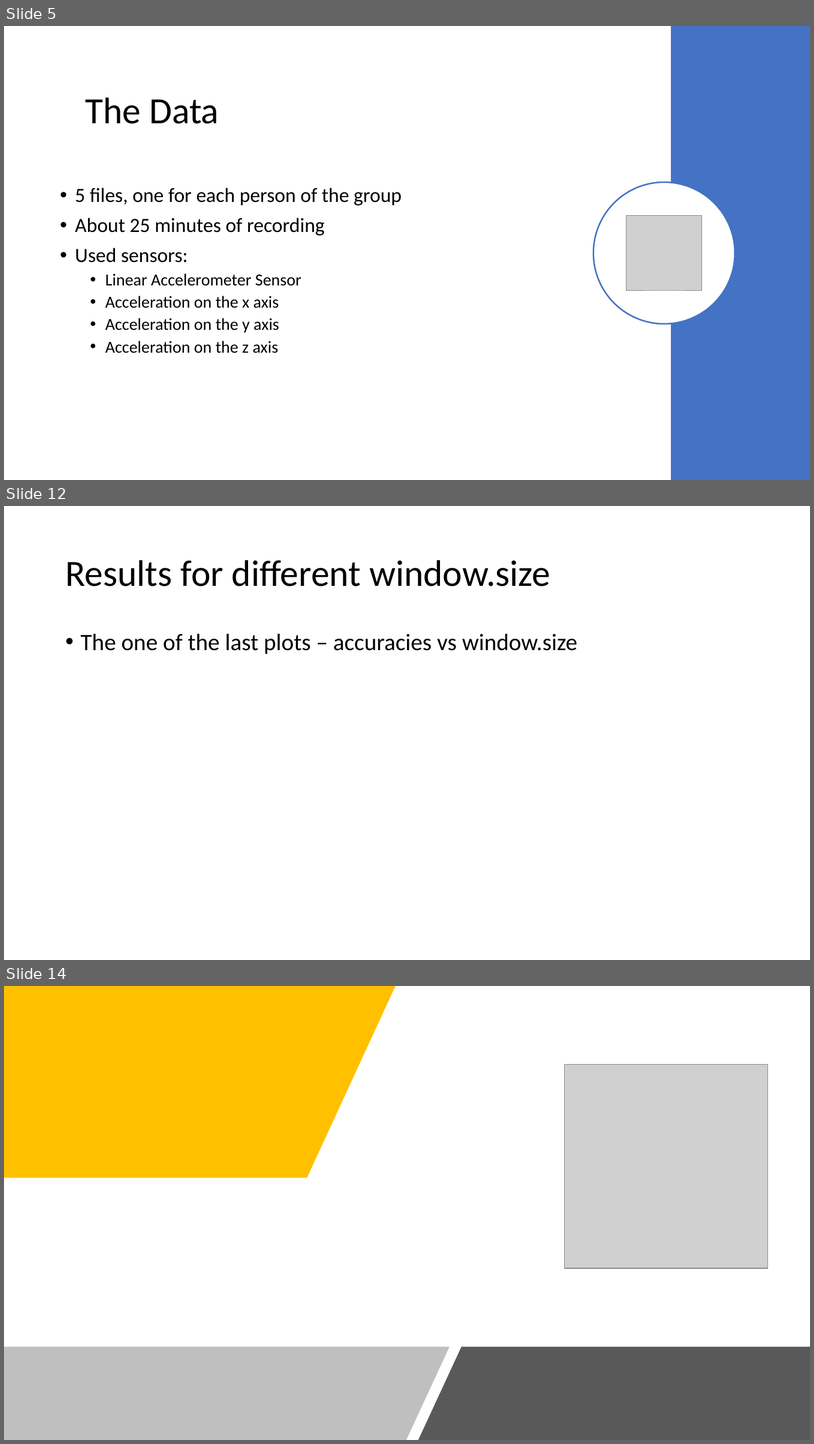
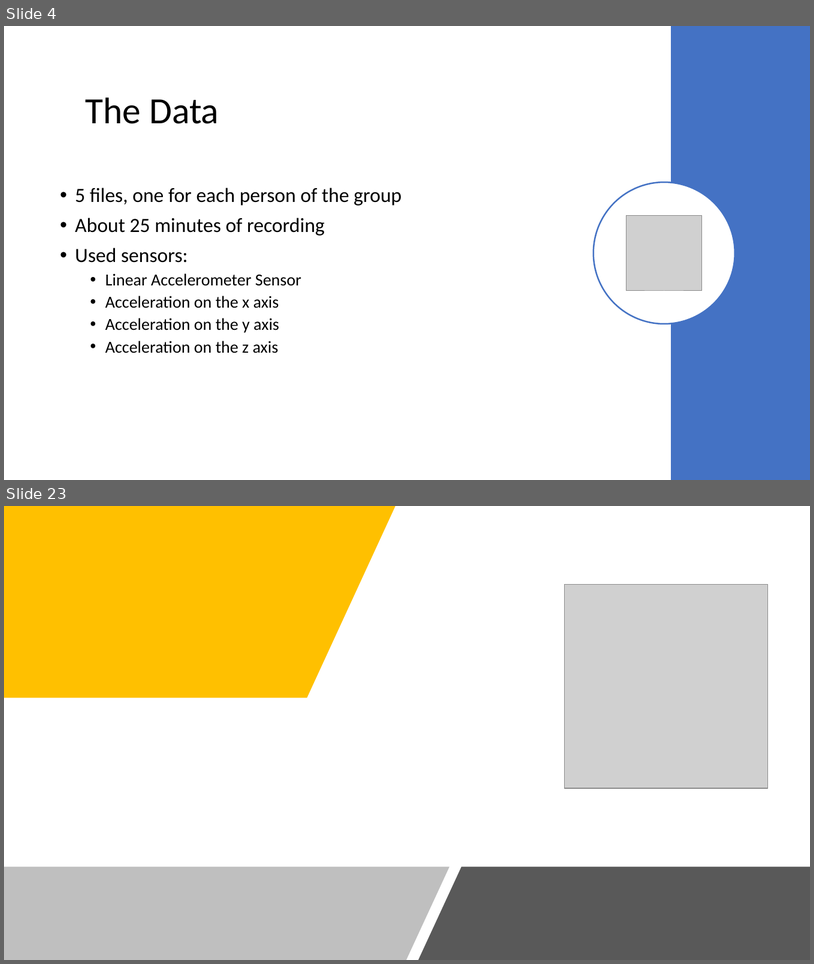
Before and after one commit to cerniello/WalkingPatternClassification_SL, a slide deck: Presentation Group 13.pptx. Shown one above the other, each under a label of ours: slides 5, 12 and 14 before the commit, slides 4 and 23 after it; the slides between them are not shown. The pictures are 814x1444 and 814x964 pixels, drawn with LibreOffice and Linux fonts; fonts in the diff are those of the drawing; grey boxes stand for pictures. Boxes give left, top, right and bottom in pixels: in the first picture for what was removed or moved away, otherwise in the second. Text is boxed around its words. In the diff, an @@ line names an element or a change of style, - is before the commit and + after.

```diff
--- a/Presentation Group 13.pptx
+++ b/Presentation Group 13.pptx
@@ slide 12 removed at (x1=4, y1=506, x2=810, y2=960), background #FFFFFF @@
@@ title removed at (x1=65, y1=560, x2=551, y2=586) @@
-Results for different window.size
@@ text removed at (x1=81, y1=633, x2=578, y2=654) @@
-• The one of the last plots – accuracies vs window.size
@@ what was slide 5 is now slide 4 @@
@@ what was slide 14 is now slide 23 @@
```
Also in this commit, not shown: 1 slide changed, 17 slides added, 7 other slides removed.
